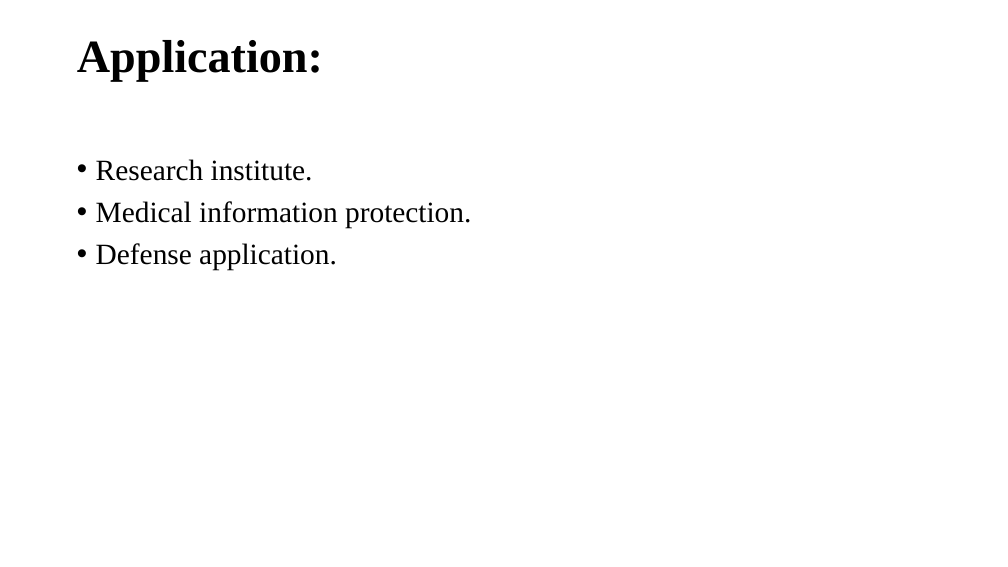
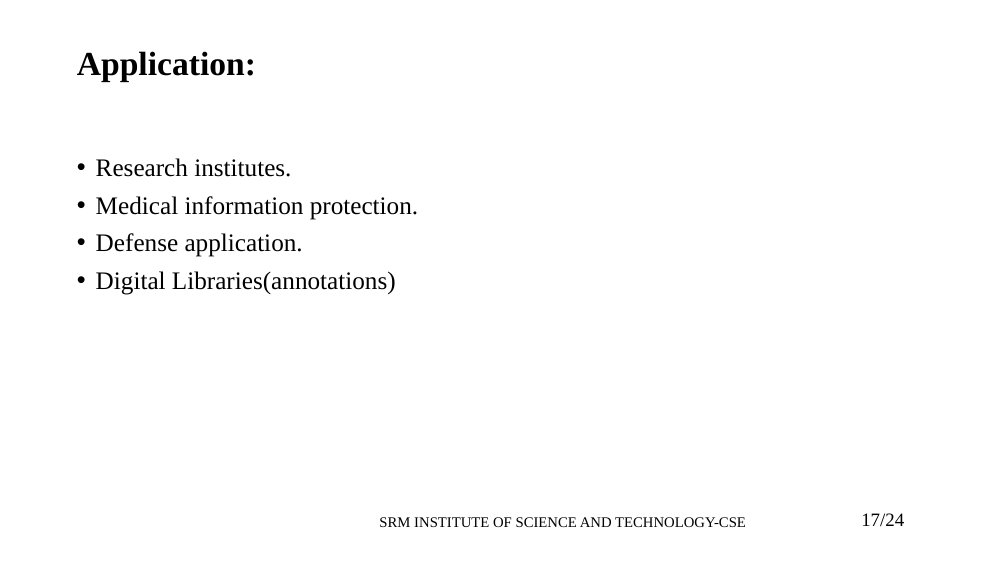
Before and after one commit to akhilmantha/Reverse-Data-Hiding-Using-Histogram-Comparison-And-MPE-Predictors, a slide deck: slide 17 of Research/Presentation/ppt (11) (1).pptx (slide 12 before the commit). Drawn at 1008x567 pixels with LibreOffice and Linux fonts; fonts in the diff are those of the drawing. Boxes give left, top, right and bottom in pixels: in the first picture for what was removed or moved away, otherwise in the second. Text is boxed around its words. In the diff, an @@ line names an element or a change of style, - is before the commit and + after.

```diff
--- a/Research/Presentation/ppt (11) (1).pptx
+++ b/Research/Presentation/ppt (11) (1).pptx
@@ title "Application:" at (x1=77, y1=51, x2=256, y2=82): size 44 to 32 pt @@
@@ text at (x1=96, y1=158, x2=291, y2=177): text changed; size 28 to 24 pt @@
-• Research institute.
+• Research institutes.
@@ text at (x1=96, y1=196, x2=418, y2=257): size 28 to 24 pt in "Medical information protection.", "Defense application."; alignment left to justified @@
@@ text at (x1=96, y1=271, x2=396, y2=295): paragraph added @@
+• Digital Libraries(annotations)
@@ text added at (x1=379, y1=517, x2=746, y2=527), 14 pt, text #000000 @@
+SRM INSTITUTE OF SCIENCE AND TECHNOLOGY-CSE
@@ text added at (x1=861, y1=513, x2=904, y2=527), 18 pt, text #000000 @@
+17/24
```
Also in this commit, not shown: 18 other slides changed, 5 slides added, 3 slides removed.
